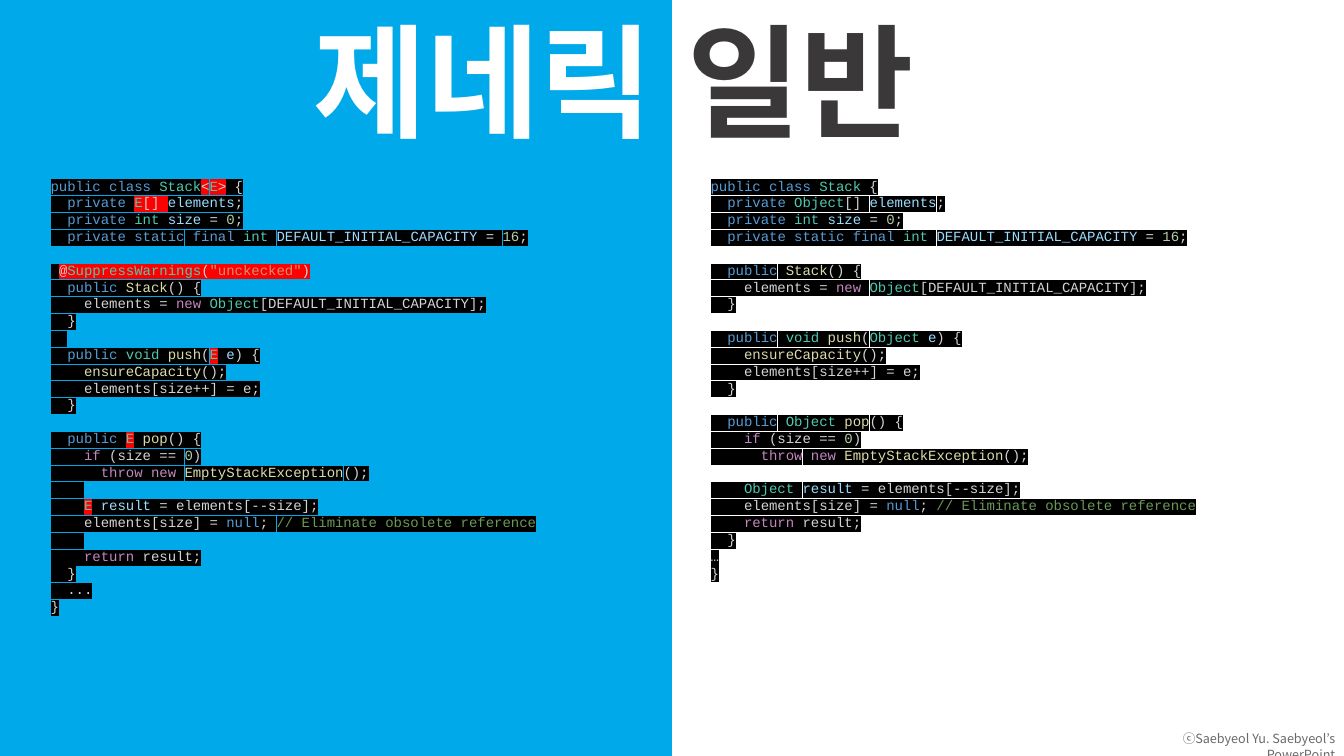
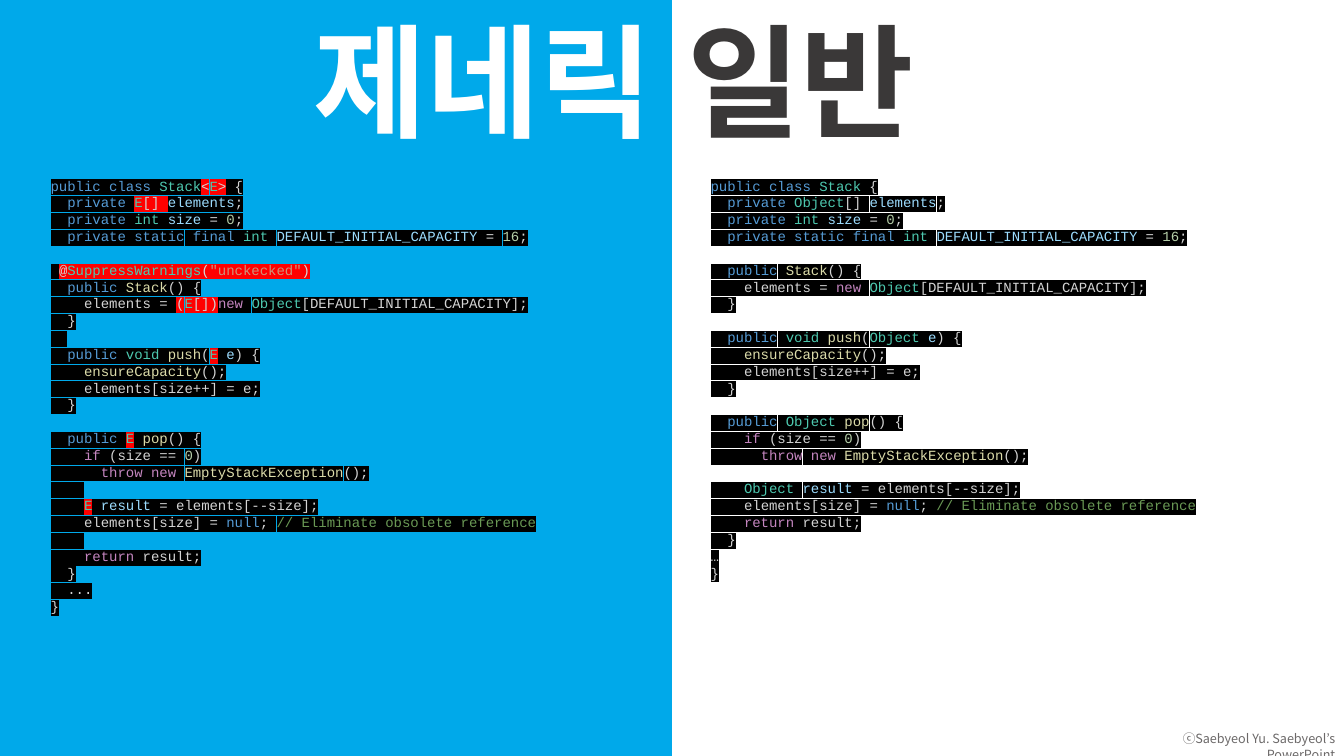
Before and after one commit to ProsyncStudy/EffectiveJava_3e, a slide deck: slide 19 of markdown/ch5.pptx. Drawn at 1344x756 pixels with LibreOffice and Linux fonts; fonts in the diff are those of the drawing. Boxes give left, top, right and bottom in pixels: in the first picture for what was removed or moved away, otherwise in the second. Text is boxed around its words. In the diff, an @@ line names an element or a change of style, - is before the commit and + after.

Commit message:
change

```diff
--- a/markdown/ch5.pptx
+++ b/markdown/ch5.pptx
@@ text at <box>84,298,528,313</box>: text changed @@
-elements = new Object[DEFAULT_INITIAL_CAPACITY];
+elements = (E[])new Object[DEFAULT_INITIAL_CAPACITY];
```
Also in this commit, not shown: 1 other slide changed, 2 slides added.
